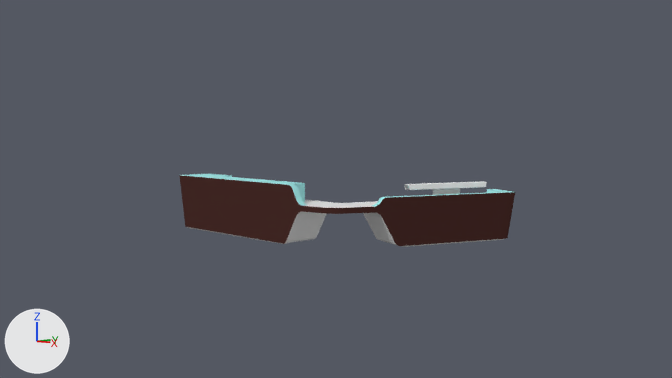
Renders of the Blender file INB Resources/Raw Assets/Blender/Front Reception Desk.blend from each side of a commit.
One viewpoint serves both versions: the file's camera 'Camera'. The axes (+X, +Y, +Z) are drawn at lower left. The lights are the same throughout. Mesh edges are drawn as thin lines on the coarser meshes.

Before the edit, the objects in view are built like this:
```python
me_cube = bpy.data.meshes.new('Cube')
me_cube.from_pydata(...)  # 304 vertices, 190 faces; spans x -2.78..1.46, y -0.83..1.94, z -3.67..2.17
# faces by material slot: [129, 28, 33]
me_cube.materials.append(mat_material)  # white #e7e7e7
me_cube.materials.append(mat_material_005)  # brown #492c29
me_cube.materials.append(mat_material_006)  # cyan #a3e7e7
ob_reseption_desk = bpy.data.objects.new('Reseption Desk', me_cube)
ob_reseption_desk.location = (0.027, 0.822, 0.486)
ob_reseption_desk.rotation_euler = (0.0, 0.0, 0.0165)  # degrees (0, 0, 0.9)
ob_reseption_desk.scale = (1.0, 1.0, 0.135)
```
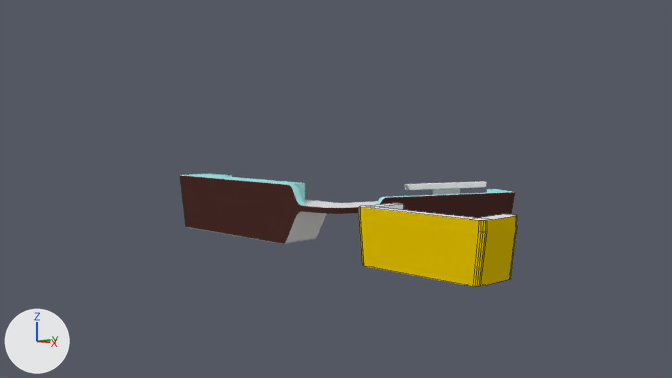
Pixel boxes [x1, y1, x2, y2] of what changed, in the pictures (672 x 378 px):
'Desk', added (yellow): after [359, 203, 517, 287]
    faces in mat_material_012 (yellow #e7c500): [359, 207, 517, 287]
    faces in mat_material_011 (white #e7e7e7): [360, 203, 517, 220]

What changed in the scene script:
```text
Add mat_material_012:
    mat_material_012 = diffuse_material('Material.012')
    mat_material_012.base_color = (0.8, 0.557, 0.0)  # yellow #e7c500
Add mat_material_011:
    mat_material_011 = diffuse_material('Material.011')
    mat_material_011.base_color = (0.8, 0.8, 0.8)  # white #e7e7e7
Add me_cube_003:
    me_cube_003.from_pydata(...)  # 96 vertices, 69 faces; spans x -1.75..3.56, y -1.0..1.0, z -1.0..1.06
    # faces by material slot: [20, 49]
    me_cube_003.materials.append(mat_material_011)  # white #e7e7e7
    me_cube_003.materials.append(mat_material_012)  # yellow #e7c500
Add ob_desk:
    ob_desk = bpy.data.objects.new('Desk', me_cube_003)
    ob_desk.location = (1.819, 0.0, 0.303)
    ob_desk.scale = (0.312, 0.312, 0.312)
```
